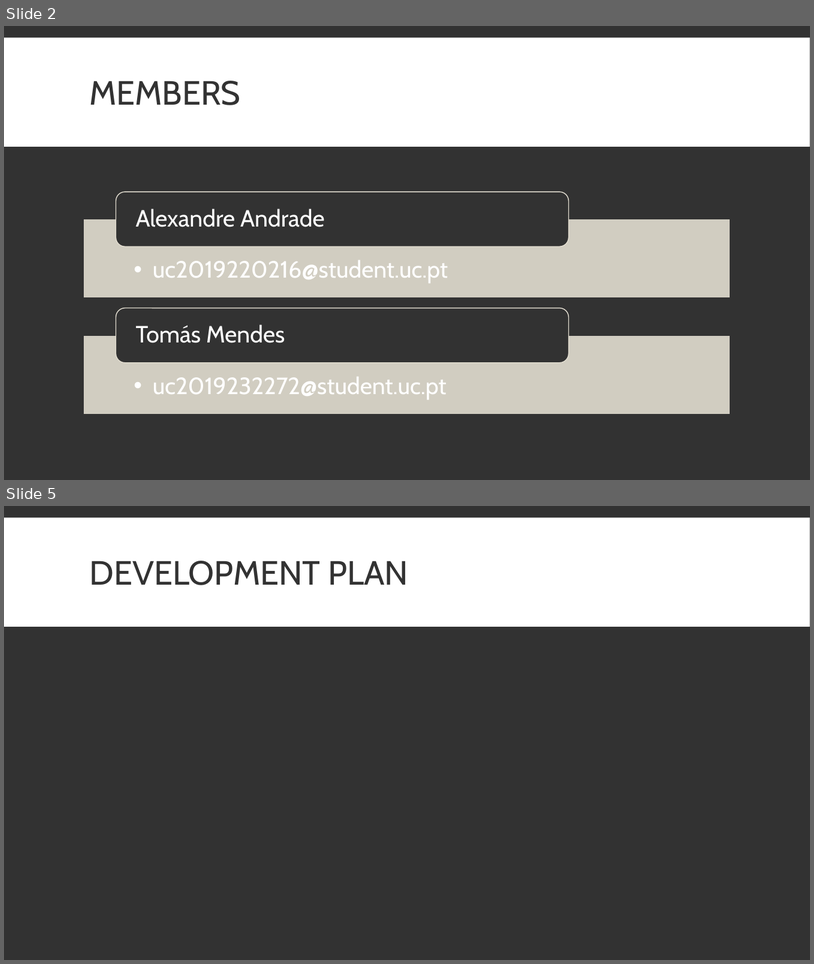
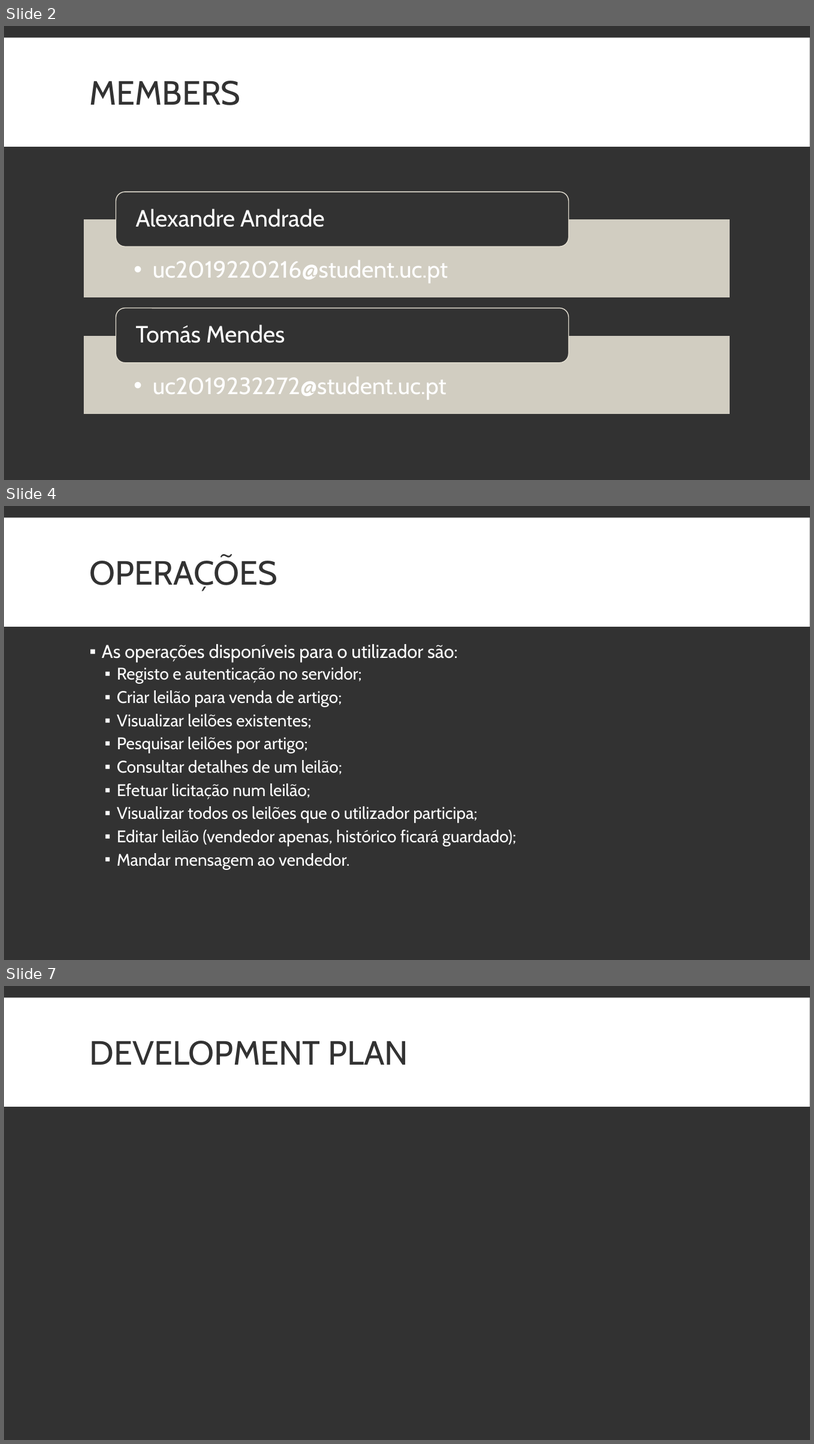
Before and after one commit to tomasbm07/Projeto-BD, a slide deck: Apresentação.pptx. Shown one above the other, each under a label of ours: slides 2 and 5 before the commit, slides 2, 4 and 7 after it; the slides between them are not shown. The pictures are 814x964 and 814x1444 pixels, drawn with LibreOffice and Linux fonts; fonts in the diff are those of the drawing. Boxes give left, top, right and bottom in pixels: in the first picture for what was removed or moved away, otherwise in the second. Text is boxed around its words. In the diff, an @@ line names an element or a change of style, - is before the commit and + after.

```diff
--- a/Apresentação.pptx
+++ b/Apresentação.pptx
@@ slide 4 added at (x1=4, y1=506, x2=810, y2=960), background #323232; not listed: 1 template element that a slide beside it also shows @@
@@ title added at (x1=90, y1=556, x2=278, y2=591), 40 pt, text #323232 @@
+OPERAÇÕES
@@ text added at (x1=102, y1=644, x2=516, y2=869), 20 pt, text #FFFFFF @@
+▪ As operações disponíveis para o utilizador são:
+  ▪ Registo e autenticação no servidor;
+  ▪ Criar leilão para venda de artigo;
+  ▪ Visualizar leilões existentes;
+  ▪ Pesquisar leilões por artigo;
+  ▪ Consultar detalhes de um leilão;
+  ▪ Efetuar licitação num leilão;
+  ▪ Visualizar todos os leilões que o utilizador participa;
+  ▪ Editar leilão (vendedor apenas, histórico ficará guardado);
+  ▪ Mandar mensagem ao vendedor.
@@ what was slide 5 is now slide 7 @@
```
Also in this commit, not shown: 3 slides changed, 2 other slides added, 2 other files.
